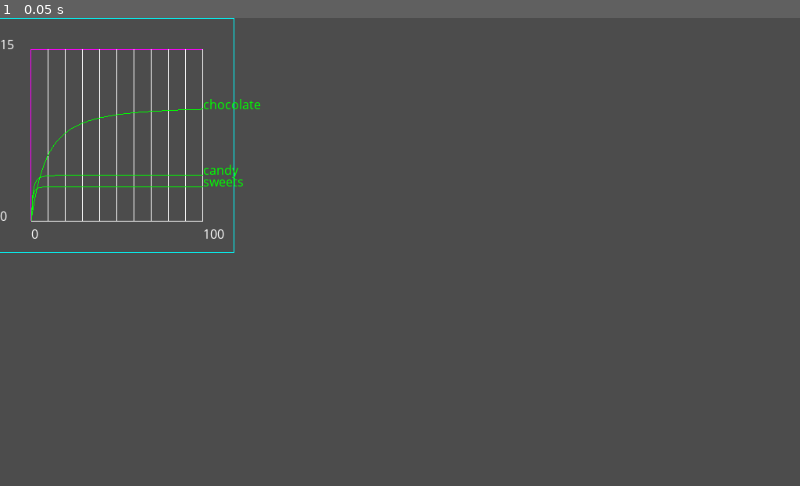
Above: before the commit, frame 1.
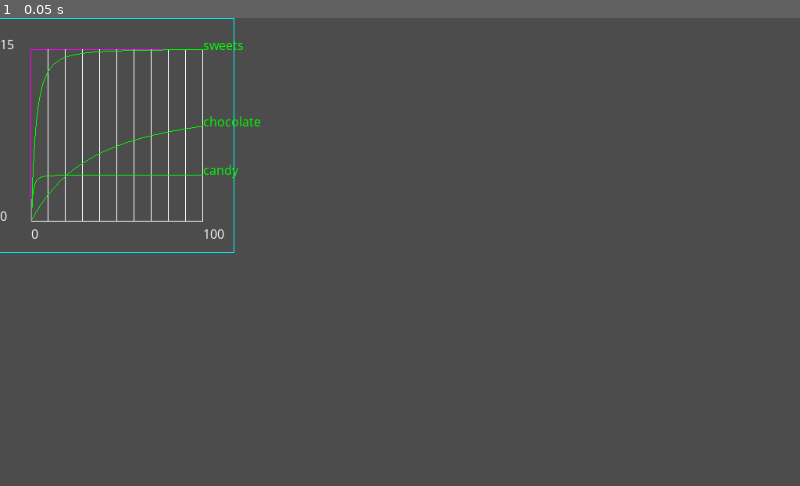
Above: after the commit, the same moment.

Repository: carlostgit/Prices
Game: Godot game, scene res://SatisfactionCalculator.tscn
The game is run twice, just before and just after one commit, with the same random seed, the same clock (stepped at 60 frames per second) and the same inputs. This scene is started directly instead of the project's main scene.
Inputs:
- Up to frame 1 (0.05 s): no input

The runs differ from the first frame. In frame 1, 0.6% of the frame differs, in the area x 3-33%, y 4-44%.

Commit message:
Corrección en calculate_satisf

Diff:
--- a/Prices.gd
+++ b/Prices.gd
@@ -6,7 +6,7 @@
 
 var _products = ["chocolate","candy"]
 var _currency = "candy"
-var _prices_dict = {"chocolate": 2.0, "candy":1.0}
+var _prices_dict = {"chocolate": 1.0, "candy":0.9}
 
 
 # Called when the node enters the scene tree for the first time.
--- a/SatisfactionCalculator.gd
+++ b/SatisfactionCalculator.gd
@@ -42,9 +42,9 @@
 
 #	print(calculate_param_preference_at_0(10, 1, 1))
 
-	var satis_curve_chocolate:SatisfactionCurve = SatisfactionCurve.new(2.16,10)
+	var satis_curve_chocolate:SatisfactionCurve = SatisfactionCurve.new(0.56,10)
 	var satis_curve_candy:SatisfactionCurve = SatisfactionCurve.new(10,4)
-	var satis_curve_sweets:SatisfactionCurve = SatisfactionCurve.new(10.8,3)
+	var satis_curve_sweets:SatisfactionCurve = SatisfactionCurve.new(10.8,15)
 
 	_product_satisf_curve_dict["chocolate"]=satis_curve_chocolate
 	_product_satisf_curve_dict["candy"]=satis_curve_candy
@@ -54,7 +54,11 @@
 	plotter.add_func_ref(funcref( self, "calculate_satifaction_of_candy"),"candy")
 	plotter.add_func_ref(funcref( self, "calculate_satifaction_of_sweets"),"sweets")
 
-	print ("patatin")
+#	var combi = {"chocolate": 10.0, "candy": 10.0}
+#	print("satisf_combi: " + str(self.calculate_satisf(combi)))
+#	var combi_2 = {"chocolate": 15.0, "candy": 5.0}
+#	print("satisf_combi_2: " + str(self.calculate_satisf(combi_2)))
+
 
 ##test funcs
 func calculate_satifaction_of_chocolate(quantity_arg:float) -> float:
@@ -74,9 +78,9 @@
 	init_default_satisfaction()
 
 func init_default_satisfaction():
-	var satis_curve_chocolate:SatisfactionCurve = SatisfactionCurve.new(2.16,10)
-	var satis_curve_candy:SatisfactionCurve = SatisfactionCurve.new(10,4)
-	var satis_curve_sweets:SatisfactionCurve = SatisfactionCurve.new(10.8,3)
+	var satis_curve_chocolate:SatisfactionCurve = SatisfactionCurve.new(30.16,10)
+	var satis_curve_candy:SatisfactionCurve = SatisfactionCurve.new(10,3)
+	var satis_curve_sweets:SatisfactionCurve = SatisfactionCurve.new(10.8,30)
 
 	_product_satisf_curve_dict["chocolate"]=satis_curve_chocolate
 	_product_satisf_curve_dict["candy"]=satis_curve_candy
@@ -95,12 +99,19 @@
 
 	var satisf_of_combi = 0.0
 	for combi_name in self._combos.keys():
-		var amount_of_product = 0
+		var amount_of_combi = 0
+		var count = 0
 		for product in _combos[combi_name]:
-			amount_of_product += combination_dict_arg[product]
-		satisf_of_combi += self.calculate_satifaction_of_prod_combo(combi_name,amount_of_product)
+			var amount_of_product = combination_dict_arg[product]
+			if amount_of_product < amount_of_combi or 0 == count:
+				amount_of_combi = amount_of_product
+			count += 1
+		satisf_of_combi += self.calculate_satifaction_of_prod_combo(combi_name,amount_of_combi)
 
 	satisfaction_return = satisf_of_prod_individually+satisf_of_combi
+
+#	print("indiv: "+str(satisf_of_prod_individually))
+#	print("combi: "+str(satisf_of_combi))
 
 	return satisfaction_return
 
--- a/TradeCalculator.gd
+++ b/TradeCalculator.gd
@@ -21,7 +21,12 @@
 	print (combination_result)
 
 
-	print("best combi: "+ str(calculate_best_combination(5.0)))
+	print("best combi: "+ str(calculate_best_combination(50.0)))
+
+	var bad_combi_too_much_candy:Dictionary = {"chocolate": 2, "candy": 50}
+	var trade_result_too_much_candy:Dictionary = calculate_trade(bad_combi_too_much_candy)
+	print("Too much candy result:")
+	print (trade_result_too_much_candy)
 
 	pass # Replace with function body.
 
@@ -38,8 +43,6 @@
 	var satisfaction:float =_satisfaction_calculator.calculate_satisf(combination_dict_arg)
 	#Prices está en autoload, por lo que lo puedo usar en cualquier lado
 	var price:float = Prices.calculate_price(combination_dict_arg)
-
-
 
 	var best_combination:Dictionary = calculate_best_combination(price)
 	var satisfaction_of_best_combination:float = _satisfaction_calculator.calculate_satisf(best_combination)
@@ -63,7 +66,7 @@
 
 #	var best_next_combination:Dictionary = combination.duplicate()
 	while true:
-
+#		print ("left money: "+ str(left_money))
 		var no_more_money = true
 		var best_product_combination:Dictionary = {}
 		var best_product_satisfaction = 0.0
@@ -74,10 +77,16 @@
 			var satisfaction_of_trying_combination = _satisfaction_calculator.calculate_satisf(trying_combination)
 			var price = Prices.get_price_of_product(product)*step_length
 
+
+
 			if price<left_money:
 				no_more_money = false
 
 				var satisfacton_of_trying_combination_for_price = satisfaction_of_trying_combination/price
+
+#				print("product: "+ product)
+#				print(trying_combination)
+#				print ("satisf for price: " + str(satisfacton_of_trying_combination_for_price))
 
 				if satisfacton_of_trying_combination_for_price > best_product_satisfaction:
 					best_product_satisfaction = satisfacton_of_trying_combination_for_price
